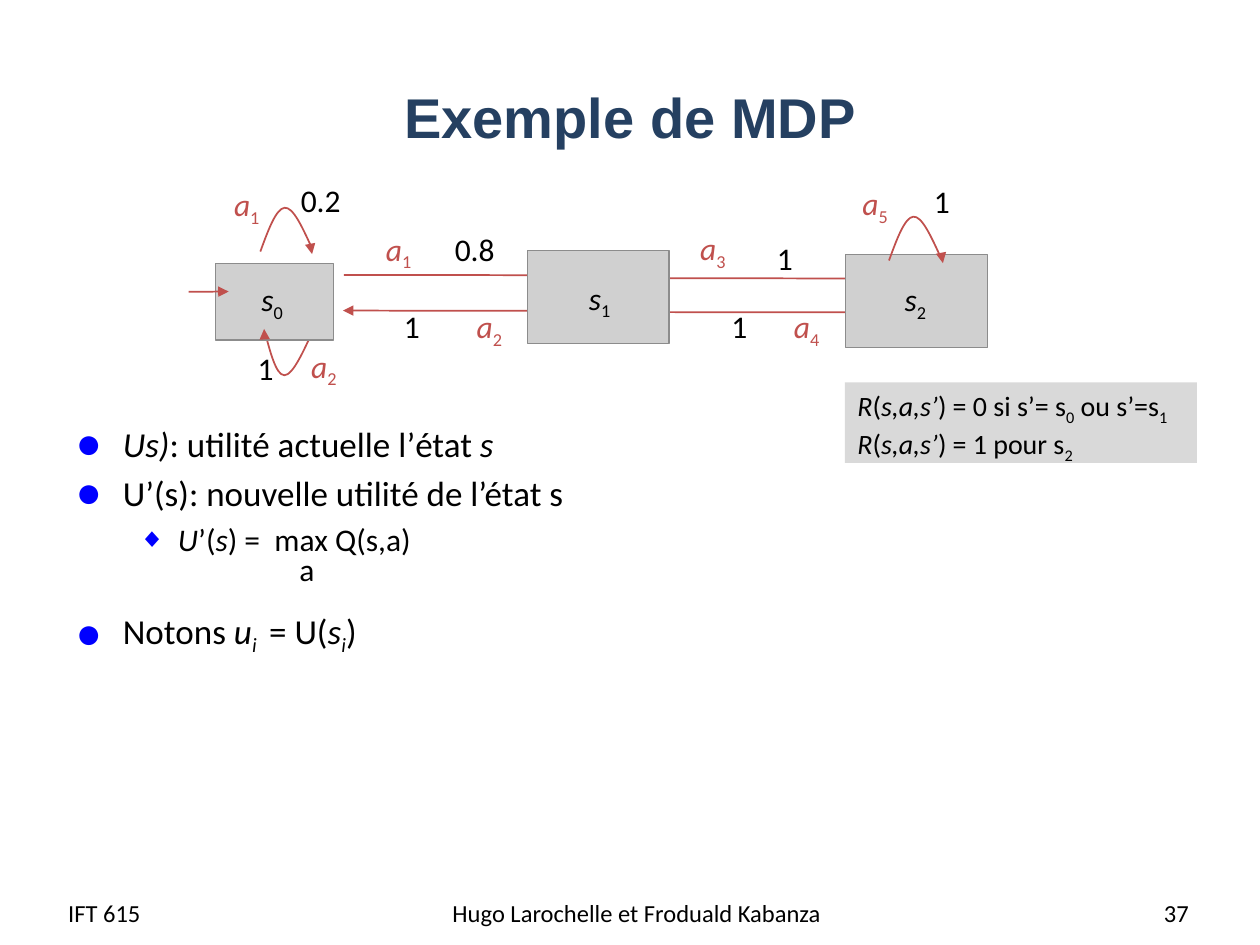
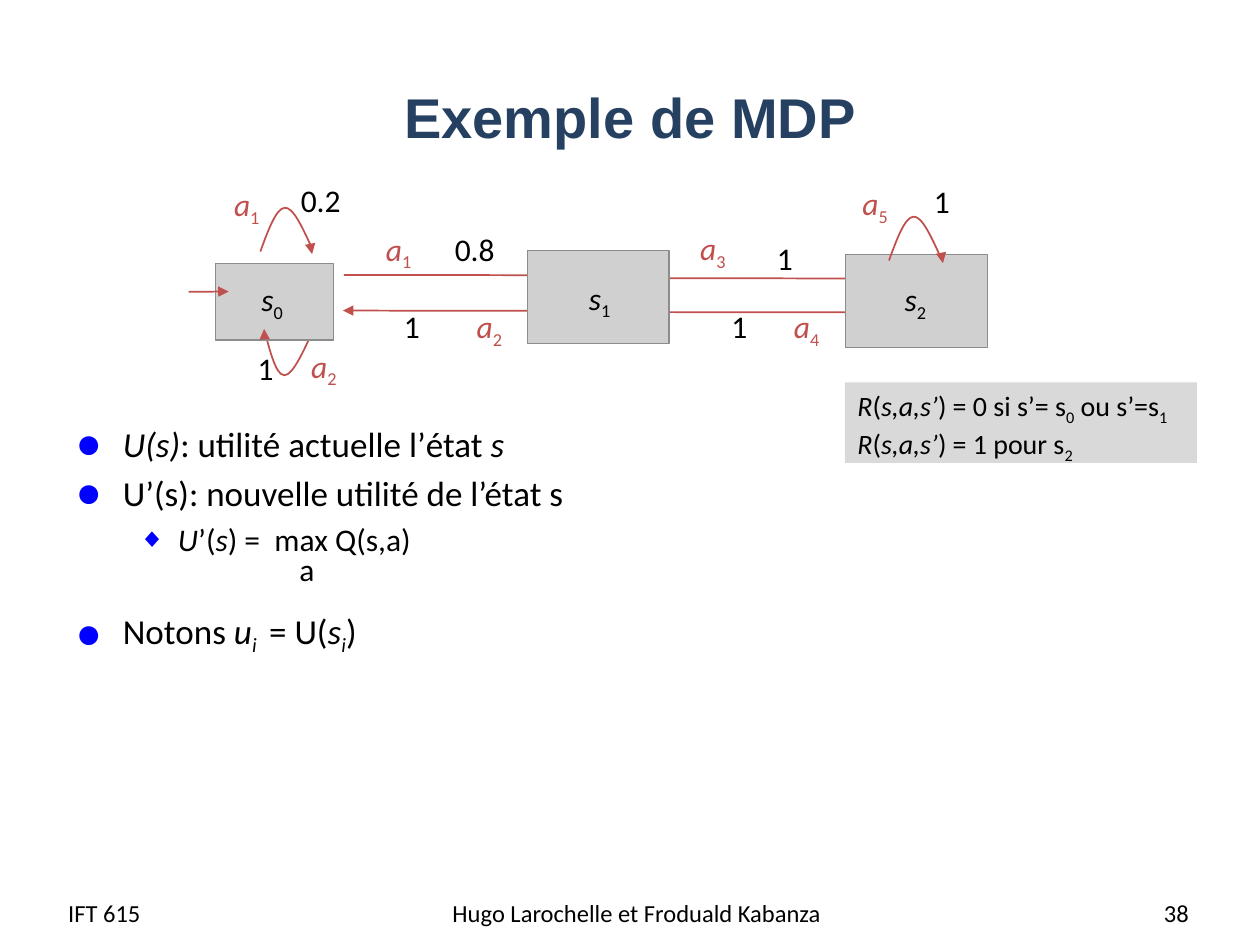
Before and after one commit to djeffkanda/djeffkanda.github.io, a slide deck: slide 38 of ift/assets/slides/ift615-14-MDP.pptx (slide 37 before the commit). Drawn at 1260x945 pixels with LibreOffice and Linux fonts; fonts in the diff are those of the drawing; grey boxes stand for pictures. Boxes give left, top, right and bottom in pixels: in the first picture for what was removed or moved away, otherwise in the second. Text is boxed around its words. In the diff, an @@ line names an element or a change of style, - is before the commit and + after.

```diff
--- a/ift/assets/slides/ift615-14-MDP.pptx
+++ b/ift/assets/slides/ift615-14-MDP.pptx
@@ text at [123,431,505,462]: text changed @@
-● Us): utilité actuelle l’état s
+● U(s): utilité actuelle l’état s
@@ page number at [1164,905,1189,923]: text changed @@
-37
+38
```
Also in this commit, not shown: 9 other slides changed, 2 slides added, 1 slide removed, 2 other files.
